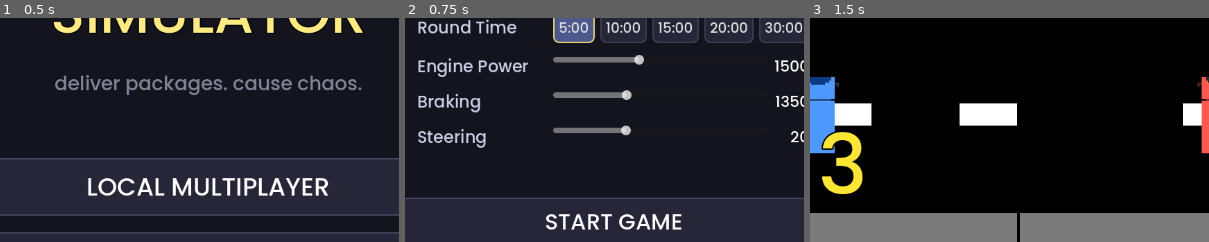
Above: before the commit, frames 1-3 (left to right).
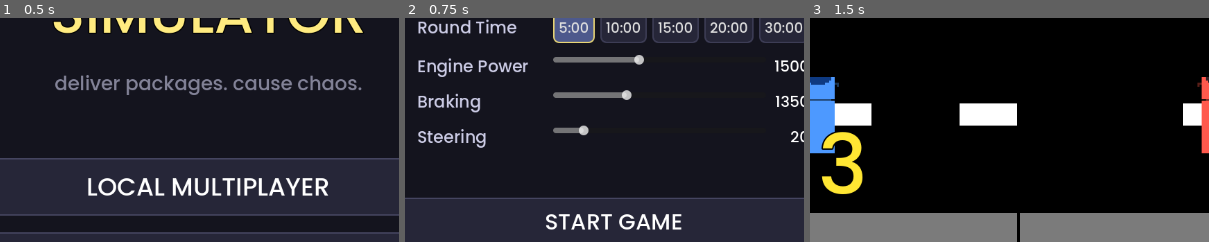
Above: after the commit, the same moments.

Repository: WizardDrake/unhinged-delivery-simulator
Game: Godot game, scene res://main_menu.tscn
Two runs of this game, one before a commit and one after it. Both use one fixed random seed, a clock stepped at 60 frames per second and the inputs below.
Inputs:
- Up to frame 1 (0.5 s): no input
- Up to frame 2 (0.75 s): click "LOCAL MULTIPLAYER" at 0.5 s
- Up to frame 3 (1.5 s): click "START GAME" at 1.25 s
The pictures show only the part of the screen within x 24-74%, y 29-78%; the shares and areas given below are measured in that part.

Frame 1 is identical in both runs. In frame 2, 0.4% of the frame differs, in the area x 43-57%, y 47-53%; in frame 3, nothing differs.

Commit message:
add paricles

Diff:
--- a/car.gd
+++ b/car.gd
@@ -27,6 +27,9 @@
 var _action_accel : String
 var _action_brake : String
 
+var _drift_l : CPUParticles2D
+var _drift_r : CPUParticles2D
+
 
 func _ready() -> void:
 	_action_left  = "p%d_steer_left"  % player_id
@@ -38,6 +41,14 @@
 	engine_power   = GameSettings.engine_power
 	braking        = -GameSettings.braking_power
 	steering_angle = GameSettings.steering_angle
+
+	_drift_l = _create_drift_particles()
+	_drift_l.position = Vector2(-160, -45)
+	add_child(_drift_l)
+
+	_drift_r = _create_drift_particles()
+	_drift_r.position = Vector2(-160, 45)
+	add_child(_drift_r)
 
 
 func _physics_process(delta):
@@ -52,6 +63,50 @@
 	velocity += acceleration * delta
 	move_and_slide()
 	_push_npc_hits()
+
+	var slip_cos := transform.x.dot(velocity.normalized()) if velocity.length_squared() > 1.0 else 1.0
+	var slip_angle := rad_to_deg(acos(clampf(slip_cos, -1.0, 1.0)))
+	var is_moving_forward := velocity.dot(transform.x) > 100.0
+	var is_drifting := is_moving_forward and (absf(rad_to_deg(steer_direction)) >= 75.0 or slip_angle >= 25.0) and velocity.length() > 450.0
+
+	_drift_l.emitting = is_drifting
+	_drift_r.emitting = is_drifting
+
+
+func _create_drift_particles() -> CPUParticles2D:
+	var p := CPUParticles2D.new()
+	p.emitting = false
+	p.amount = 15
+	p.lifetime = 0.5
+	p.local_coords = false
+	p.gravity = Vector2.ZERO
+	p.direction = Vector2(-1, 0)
+	p.show_behind_parent = true
+	p.spread = 20.0
+	p.initial_velocity_min = 20.0
+	p.initial_velocity_max = 60.0
+
+	var tex := GradientTexture2D.new()
+	tex.width = 32
+	tex.height = 32
+	tex.fill = GradientTexture2D.FILL_RADIAL
+	tex.fill_from = Vector2(0.5, 0.5)
+	tex.fill_to = Vector2(0.5, 0.0)
+	var tg := Gradient.new()
+	tg.add_point(0.0, Color.WHITE)
+	tg.add_point(1.0, Color(1, 1, 1, 0.0))
+	tex.gradient = tg
+	p.texture = tex
+
+	p.scale_amount_min = 1.5
+	p.scale_amount_max = 3.0
+
+	var grad := Gradient.new()
+	grad.add_point(0.0, Color(0.9, 0.9, 0.9, 0.6))
+	grad.add_point(1.0, Color(0.9, 0.9, 0.9, 0.0))
+	p.color_ramp = grad
+
+	return p
 
 
 func _push_npc_hits() -> void:
--- a/settings_menu.gd
+++ b/settings_menu.gd
@@ -48,7 +48,7 @@
 	_add_setting_row(grid, "Braking", _create_slider(500, 3000, GameSettings.braking_power, func(v: float) -> void: GameSettings.braking_power = v))
 
 	# Steering angle
-	_add_setting_row(grid, "Steering", _create_slider(10, 40, GameSettings.steering_angle, func(v: float) -> void: GameSettings.steering_angle = v))
+	_add_setting_row(grid, "Steering", _create_slider(10, 90, GameSettings.steering_angle, func(v: float) -> void: GameSettings.steering_angle = v))
 
 	# ── Spacer ───────────────────────────────────────────────────────────────
 	var spacer := Control.new()
